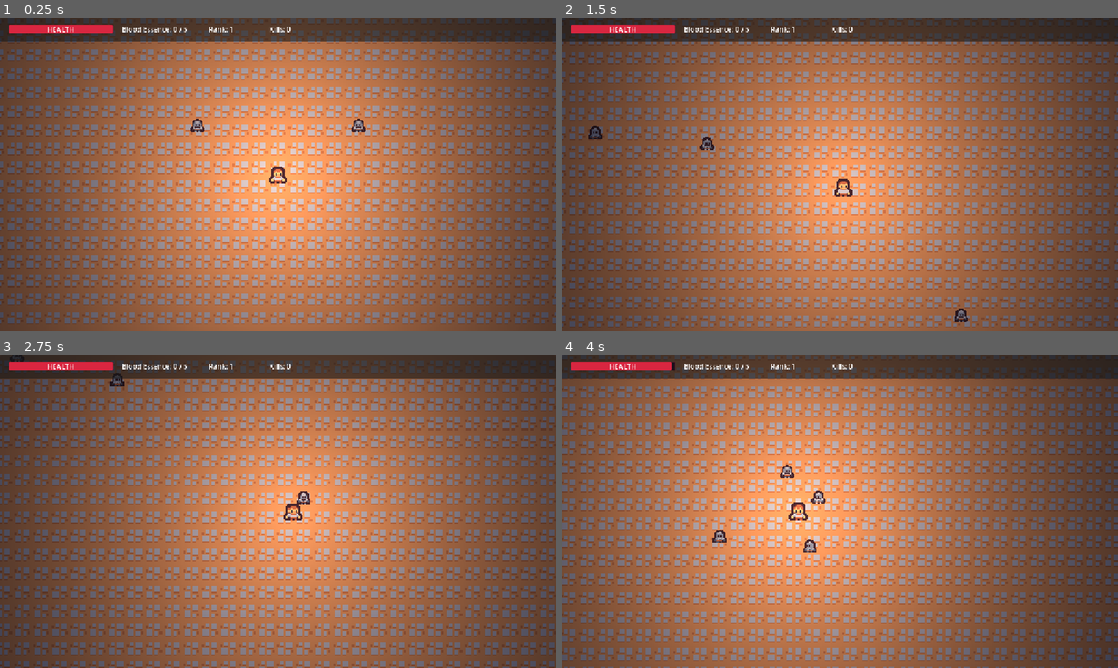
Above: before the commit, frames 1-4 (two rows, left to right).
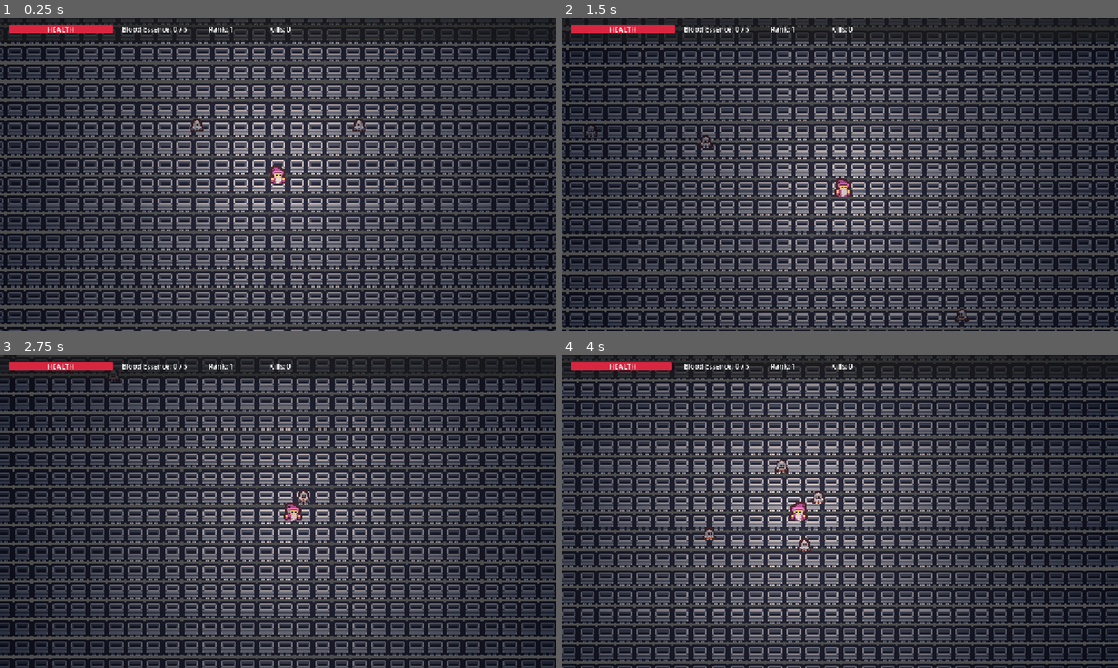
Above: after the commit, the same moments.

Repository: razidark/Crimson-Descent
Game: Godot game, scene res://scenes/world.tscn
Two runs of this game, one before a commit and one after it. Both use one fixed random seed, a clock stepped at 60 frames per second and the inputs below.
Inputs (mouse positions are in pixels of both pictures, inside the frame that each line leads up to):
- Up to frame 1 (0.25 s): no input
- Up to frame 2 (1.5 s): tap Enter (ui_accept) at 0.5, 0.77 s; move the mouse to (962, 158) at 0.52 s; hold Right (ui_right) 0.53-1.28 s; click (962, 158) at 0.67 s; move the mouse to (728, 190) at 1.27 s; hold Down (ui_down) from 1.28 s (still down)
- Up to frame 3 (2.75 s): tap Enter (ui_accept) at 1.52 s; move the mouse to (333, 442) at 2.02 s; release Down (ui_down) at 2.03 s; hold Right (ui_right) from 2.03 s (still down)
- Up to frame 4 (4 s): move the mouse to (812, 574) at 2.77 s; release Right (ui_right) at 2.78 s; hold Up (ui_up) 2.78-3.53 s; click (812, 574) at 2.92 s; tap Enter (ui_accept) at 3.02, 3.77 s; move the mouse to (1006, 558) at 3.52 s; hold Left (ui_left) from 3.53 s (still down)

The runs differ from the first frame. In frame 1, 94% of the frame differs, in the area x 0-100%, y 0-100%; in frame 2, 93%; in frame 3, 94%; in frame 4, 94%.

Commit message:
fix(visuals): replace orange sand with dark slate stone, add proper boid repulsion and cleave hit detection

Diff:
--- a/scenes/world.tscn
+++ b/scenes/world.tscn
@@ -8,7 +8,7 @@
 [node name="World" type="Node2D"]
 
 [node name="CanvasModulate" type="CanvasModulate" parent="."]
-color = Color(0.25, 0.25, 0.32, 1)
+color = Color(0.2, 0.22, 0.28, 1)
 
 [node name="FloorDungeon" type="Sprite2D" parent="."]
 texture_repeat = 2
--- a/scripts/enemy.gd
+++ b/scripts/enemy.gd
@@ -3,10 +3,10 @@
 enum EnemyType { BAT, DEMON_WARRIOR, SKELETON }
 @export var enemy_type: EnemyType = EnemyType.DEMON_WARRIOR
 
-@export var speed: float = 115.0
-@export var max_hp: int = 40
+@export var speed: float = 110.0
+@export var max_hp: int = 35
 @export var attack_damage: float = 12.0
-var current_hp: int = 40
+var current_hp: int = 35
 var target: Node2D = null
 
 var blood_orb_scene = preload("res://scenes/blood_orb.tscn")
@@ -22,7 +22,7 @@
 	hp_bar.visible = false
 
 func _physics_process(delta: float) -> void:
-	sprite.position.y = sin(Time.get_ticks_msec() / 100.0) * 2.0
+	sprite.position.y = sin(Time.get_ticks_msec() / 120.0) * 1.5
 
 	if not target:
 		var players = get_tree().get_nodes_in_group("player")
@@ -33,17 +33,18 @@
 	var diff = target.global_position - global_position
 	var to_player_dir = diff.normalized()
 
-	# Flocking separation force to prevent ugly clumping
+	# Strong boid repulsion so enemies encircle rather than merge into one blob
 	var separation = Vector2.ZERO
-	var nearby_enemies = get_tree().get_nodes_in_group("enemies")
-	for other in nearby_enemies:
+	var nearby = get_tree().get_nodes_in_group("enemies")
+	for other in nearby:
 		if other != self and is_instance_valid(other):
 			var dist = global_position.distance_to(other.global_position)
-			if dist < 42.0 and dist > 0.1:
-				separation += (global_position - other.global_position).normalized() * (42.0 - dist)
+			if dist < 36.0 and dist > 0.1:
+				var force = (36.0 - dist) / 36.0
+				separation += (global_position - other.global_position).normalized() * force * 180.0
 
-	var move_dir = (to_player_dir * 1.4 + separation * 0.9).normalized()
-	velocity = move_dir * speed
+	var move_dir = (to_player_dir * speed + separation).limit_length(speed)
+	velocity = move_dir
 
 	if move_dir.x < 0:
 		sprite.flip_h = true
@@ -77,5 +78,5 @@
 	var count = 2 if enemy_type == EnemyType.DEMON_WARRIOR else 1
 	for i in range(count):
 		var orb = blood_orb_scene.instantiate()
-		orb.global_position = global_position + Vector2(randf_range(-15, 15), randf_range(-15, 15))
+		orb.global_position = global_position + Vector2(randf_range(-12, 12), randf_range(-12, 12))
 		get_parent().call_deferred("add_child", orb)
--- a/scripts/slash_arc.gd
+++ b/scripts/slash_arc.gd
@@ -1,15 +1,22 @@
 extends Area2D
 
-@export var damage: int = 25
-@export var lifetime: float = 0.22
+@export var damage: int = 35
+@export var lifetime: float = 0.25
 
 func _ready() -> void:
 	body_entered.connect(_on_body_entered)
+	area_entered.connect(_on_area_entered)
 	var tween = create_tween().set_parallel(true)
-	tween.tween_property(self, "scale", scale * 1.3, lifetime)
+	tween.tween_property(self, "scale", scale * 1.5, lifetime)
 	tween.tween_property(self, "modulate:a", 0.0, lifetime)
 	tween.chain().tween_callback(queue_free)
 
 func _on_body_entered(body: Node2D) -> void:
-	if body.is_in_group("enemies") and body.has_method("take_damage"):
-		body.take_damage(damage)
+	hit_target(body)
+
+func _on_area_entered(area: Area2D) -> void:
+	hit_target(area.get_parent())
+
+func hit_target(node: Node) -> void:
+	if node and node.is_in_group("enemies") and node.has_method("take_damage"):
+		node.take_damage(damage)
Binary file changed: assets/hero_0.png
Binary file changed: assets/tile_floor.png
Binary file changed: assets/vampire_bat.png
